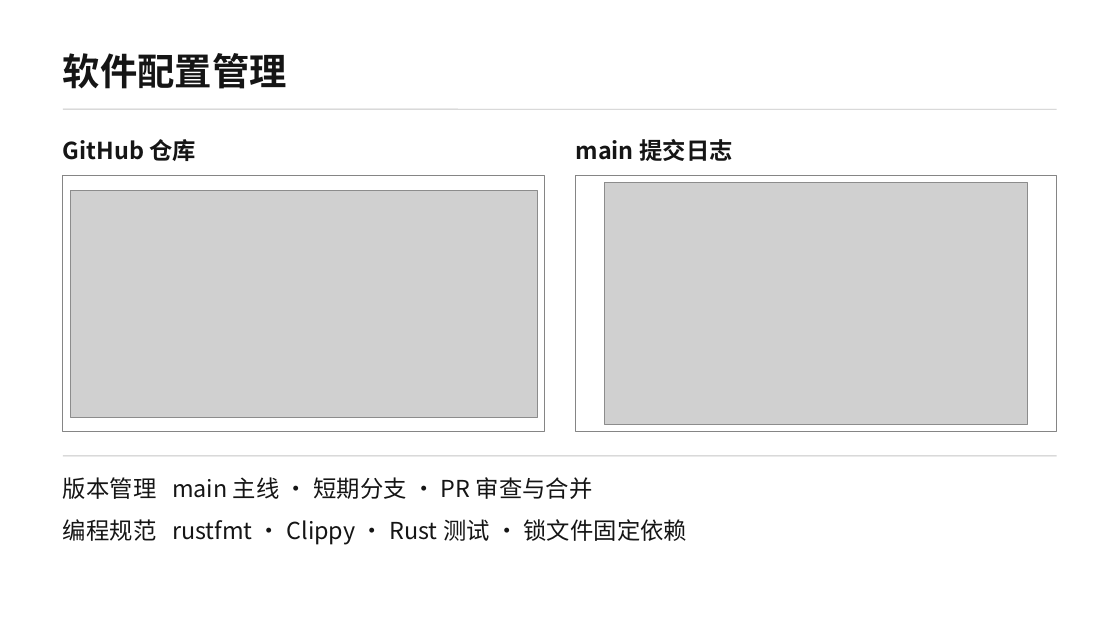
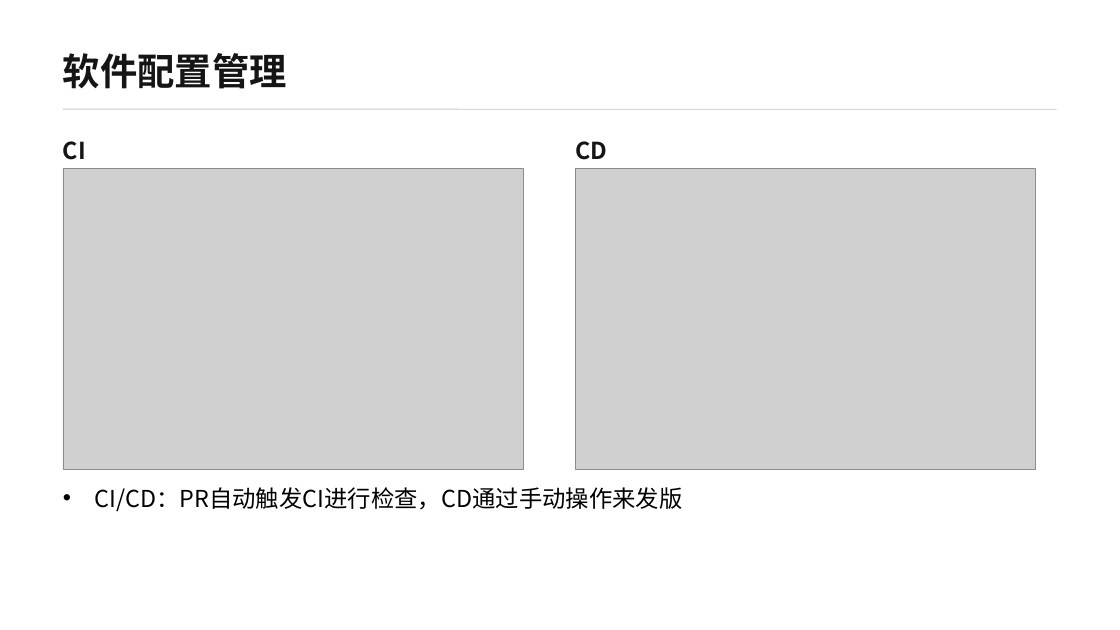
Before and after one commit to qi7876/software-development-exp, a slide deck: slide 4 of docs/report/report.pptx. Drawn at 1120x630 pixels with LibreOffice and Linux fonts; fonts in the diff are those of the drawing; grey boxes stand for pictures. Boxes give left, top, right and bottom in pixels: in the first picture for what was removed or moved away, otherwise in the second. Text is boxed around its words. In the diff, an @@ line names an element or a change of style, - is before the commit and + after.

```diff
--- a/docs/report/report.pptx
+++ b/docs/report/report.pptx
@@ text at (63, 141, 86, 160): text changed @@
-GitHub 仓库
+CI
@@ text at (576, 141, 608, 160): text changed @@
-main 提交日志
+CD
@@ picture: place and size @@
-picture at (70, 191, 537, 418)
+picture at (63, 169, 523, 470)
@@ rectangle removed at (63, 176, 544, 431) @@
@@ picture: place and size @@
-picture at (605, 183, 1028, 425)
+picture at (576, 169, 1036, 470)
@@ rectangle removed at (576, 176, 1057, 431) @@
@@ line removed from (63, 456) to (1057, 456) @@
@@ text removed at (63, 477, 593, 499) @@
-版本管理 main 主线 · 短期分支 · PR 审查与合并
@@ text added at (94, 487, 682, 511), 20 pt, text #000000 @@
+• CI/CD：PR自动触发CI进行检查，CD通过手动操作来发版
@@ text removed at (63, 519, 688, 545) @@
-编程规范 rustfmt · Clippy · Rust 测试 · 锁文件固定依赖
```
Also in this commit, not shown: 6 other slides changed.
